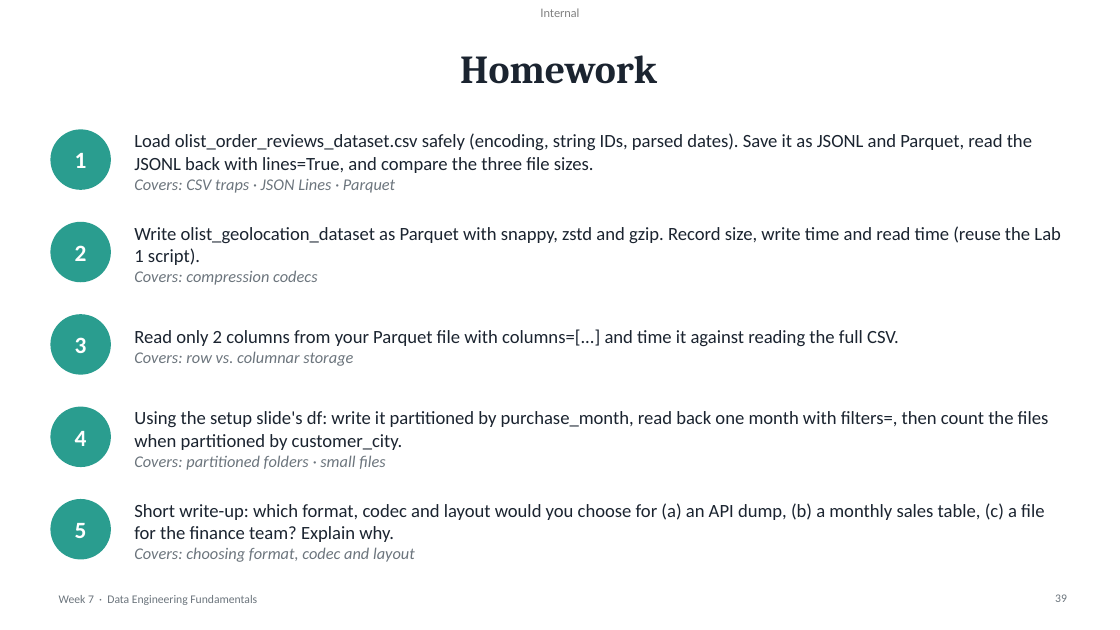
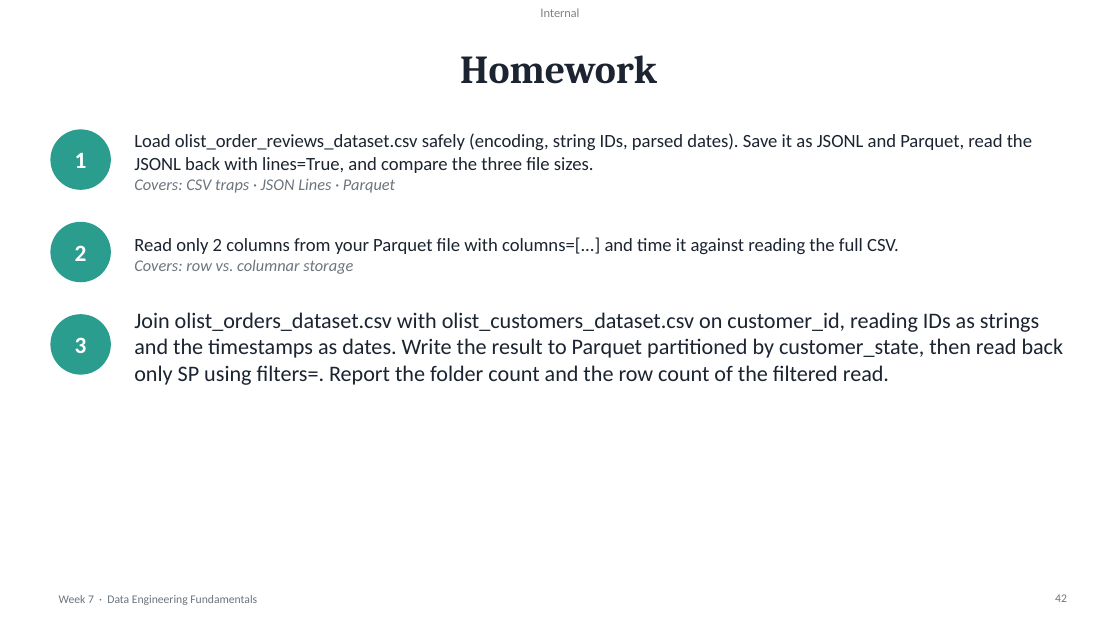
Before and after one commit to joejoe192/olist-de-capstone, a slide deck: slide 42 of week7_day_1_file_formats_and_working_at_scale.pptx (slide 39 before the commit). Drawn at 1120x630 pixels with LibreOffice and Linux fonts; fonts in the diff are those of the drawing. Boxes give left, top, right and bottom in pixels: in the first picture for what was removed or moved away, otherwise in the second. Text is boxed around its words. In the diff, an @@ line names an element or a change of style, - is before the commit and + after.

```diff
--- a/week7_day_1_file_formats_and_working_at_scale.pptx
+++ b/week7_day_1_file_formats_and_working_at_scale.pptx
@@ text "Read only 2 columns from ...": place and size @@
-text "Read only 2 columns from ..." at [134,329,899,366]
+text "Read only 2 columns from ..." at [134,237,899,274]
@@ text removed at [134,226,1061,285] @@
-Write olist_geolocation_dataset as Parquet with snappy, zstd and gzip. Record size, write time and read time (reuse the Lab 1 script).
-Covers: compression codecs
@@ text added at [134,312,1064,385], 19 pt, text #1B2430 @@
+Join olist_orders_dataset.csv with olist_customers_dataset.csv on customer_id, reading IDs as strings and the timestamps as dates. Write the result to Parquet partitioned by customer_state, then read back only SP using filters=. Report the folder count and the row count of the filtered read.
@@ ellipse removed at [50,407,111,467] @@
-4
@@ text removed at [134,411,1049,470] @@
-Using the setup slide's df: write it partitioned by purchase_month, read back one month with filters=, then count the files when partitioned by customer_city.
-Covers: partitioned folders · small files
@@ ellipse removed at [50,499,111,560] @@
-5
@@ text removed at [134,503,1044,562] @@
-Short write-up: which format, codec and layout would you choose for (a) an API dump, (b) a monthly sales table, (c) a file for the finance team? Explain why.
-Covers: choosing format, codec and layout
@@ page number at [1055,594,1067,602]: text changed @@
-39
+42
```
Also in this commit, not shown: 6 other slides changed, 3 slides added.
